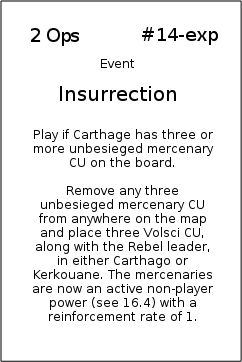
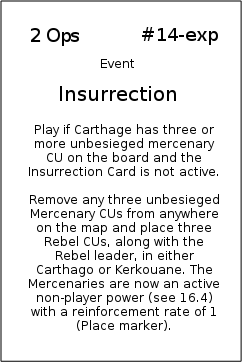
The second 242 x 362 image is a revision of the first. Changes to its layers:
painted on "text" over 29, 124, 219, 331
